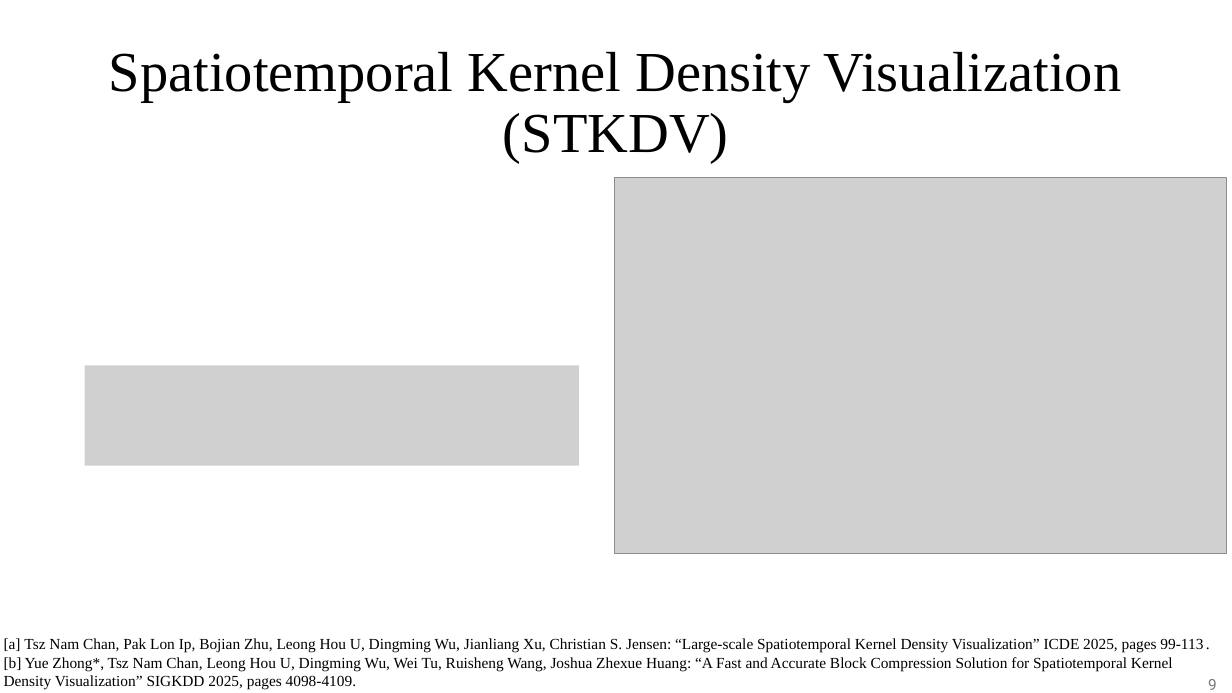
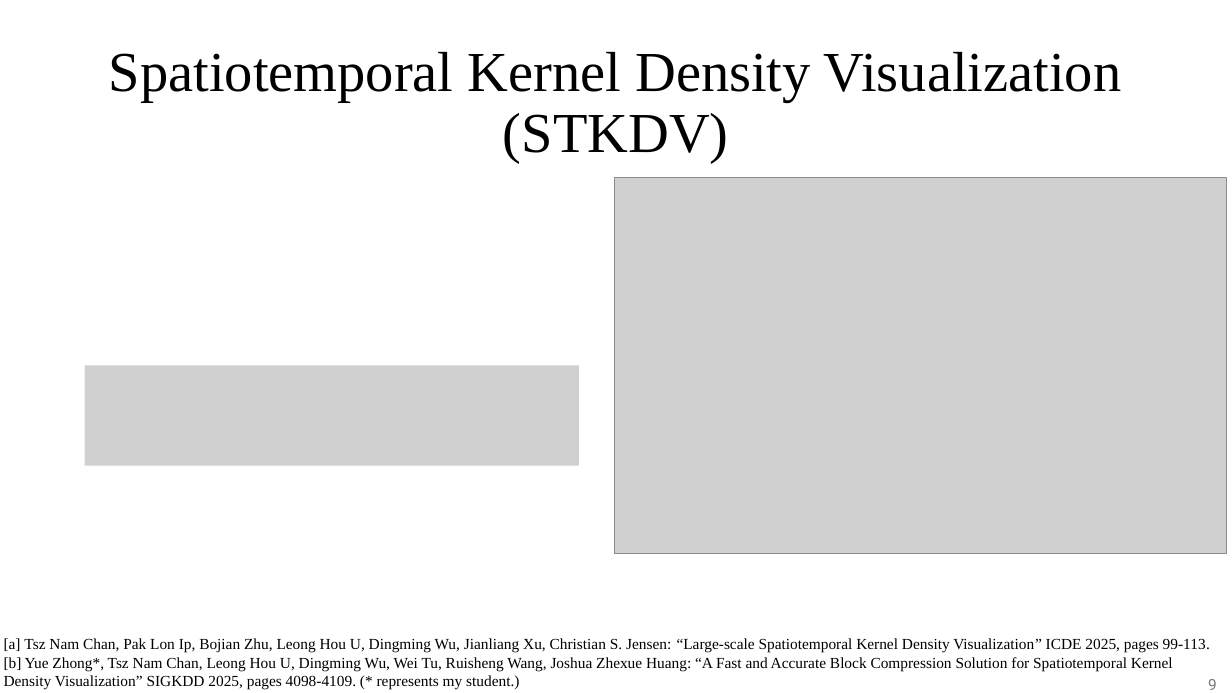
Before and after one commit to edisonchan-szu/edisonchan-szu.github.io, a slide deck: slide 9 of publication/PAKDD2026_AI_forum.pptx. Drawn at 1232x693 pixels with LibreOffice and Linux fonts; fonts in the diff are those of the drawing; grey boxes stand for pictures. Boxes give left, top, right and bottom in pixels: in the first picture for what was removed or moved away, otherwise in the second. Text is boxed around its words. In the diff, an @@ line names an element or a change of style, - is before the commit and + after.

```diff
--- a/publication/PAKDD2026_AI_forum.pptx
+++ b/publication/PAKDD2026_AI_forum.pptx
@@ text at bbox=[4, 657, 1173, 690]: text changed @@
-[b] Yue Zhong*, Tsz Nam Chan, Leong Hou U, Dingming Wu, Wei Tu, Ruisheng Wang, Joshua Zhexue Huang: “A Fast and Accurate Block Compression Solution for Spatiotemporal Kernel Density Visualization” SIGKDD 2025, pages 4098-4109.
+[b] Yue Zhong*, Tsz Nam Chan, Leong Hou U, Dingming Wu, Wei Tu, Ruisheng Wang, Joshua Zhexue Huang: “A Fast and Accurate Block Compression Solution for Spatiotemporal Kernel Density Visualization” SIGKDD 2025, pages 4098-4109. (* represents my student.)
```
Also in this commit, not shown: 1 other file.
